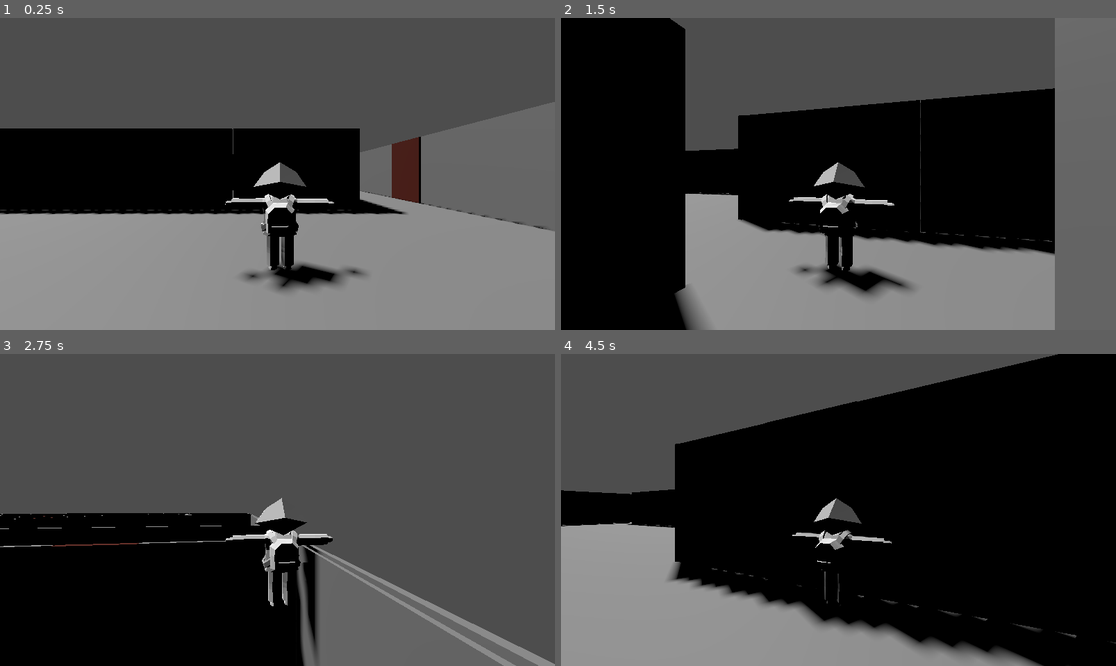
Above: before the commit, frames 1-4 (two rows, left to right).
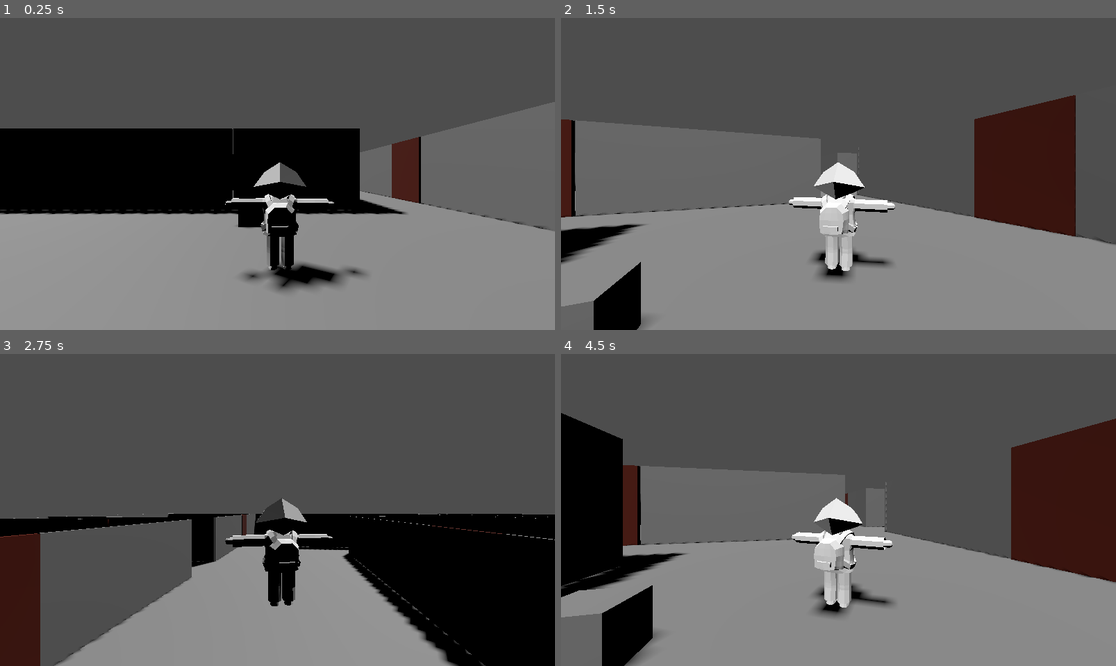
Above: after the commit, the same moments.

Repository: GuerrieraDellaLuna/Indya-Varyale
Game: Godot game, scene res://scenes/main.tscn
Same seed, same stepped clock (60 frames per second), same inputs: the game is played once before the commit and once after it.
Inputs (mouse positions are in pixels of both pictures, inside the frame that each line leads up to):
- Up to frame 1 (0.25 s): no input
- Up to frame 2 (1.5 s): tap Enter (ui_accept) at 0.5, 0.77 s; move the mouse to (960, 158) at 0.52 s; hold D (right) 0.53-1.25 s; tap E (interact, bound only after the commit) at 0.6 s; click (960, 158) at 0.67 s; drag from (727, 189) to (810, 236) at 1.27 s
- Up to frame 3 (2.75 s): tap Enter (ui_accept) at 2 s; move the mouse to (333, 441) at 2.02 s; hold D (right) from 2.03 s (still down); tap E (interact, bound only after the commit) at 2.1 s; click (333, 441) at 2.17 s
- Up to frame 4 (4.5 s): release D (right) at 2.75 s; drag from (810, 572) to (672, 463) at 2.77 s; tap Enter (ui_accept) at 3.5, 3.77 s; move the mouse to (1005, 556) at 3.52 s; hold A (left) 3.53-4.25 s; tap E (interact, bound only after the commit) at 3.6 s; click (1005, 556) at 3.67 s; drag from (672, 463) to (755, 432) at 4.27 s

The runs differ from the first frame. In frame 1, 0.2% of the frame differs, in the area x 42-48%, y 61-68%; in frame 2, 58%; in frame 3, 45%; in frame 4, 71%, in the area x 0-100%, y 0-100%.

Commit message:
changed the movemento of the character and added ability yo interact with objects

Diff:
--- a/V1/project.godot
+++ b/V1/project.godot
@@ -42,3 +42,8 @@
 "events": [Object(InputEventKey,"resource_local_to_scene":false,"resource_name":"","device":0,"window_id":0,"alt_presse …(181 unchanged characters)…
 ]
 }
+interact={
+"deadzone": 0.5,
+"events": [Object(InputEventKey,"resource_local_to_scene":false,"resource_name":"","device":-1,"window_id":0,"alt_pressed":false,"shift_pressed":false,"ctrl_pressed":false,"meta_pressed":false,"pressed":false,"keycode":0,"physical_keycode":69,"key_label":0,"unicode":101,"echo":false,"script":null)
+]
+}
--- a/V1/scenes/Player.gd
+++ b/V1/scenes/Player.gd
@@ -3,7 +3,7 @@
 
 const SPEED = 5.0
 const JUMP_VELOCITY = 4.5
-const ROTATION_SPEED = 12.0
+const ROTATION_SPEED = 3.0
 const MOUSE_SENSITIVITY = 0.0015
 
 # Get the gravity from the project settings to be synced with RigidBody nodes.
@@ -23,10 +23,15 @@
 	if Input.is_action_just_pressed("ui_accept") and is_on_floor():
 		velocity.y = JUMP_VELOCITY
 
+	var turnStrenght = Input.get_axis("left", "right")
+	var moveStrenght = Input.get_axis("forward", "back")
+
+	rotate_y(-deg_to_rad(turnStrenght * ROTATION_SPEED))
+
 	# Get the input direction and handle the movement/deceleration.
 	# As good practice, you should replace UI actions with custom gameplay actions.
-	var input_dir = Input.get_vector("left", "right", "forward", "back")
-	var direction = (transform.basis * Vector3(input_dir.x, 0, input_dir.y)).normalized()
+	# var input_dir = Input.get_vector("left", "right", "forward", "back")
+	var direction = (transform.basis * Vector3(0, 0, moveStrenght)).normalized()
 	direction = direction.rotated(Vector3.UP, spring_arm.rotation.y)
 	# Vector3(input_dir.x, 0, input_dir.y).rotated(Vector3.UP,spring_arm.rotation.x)
 	# (transform.basis * Vector3(input_dir.x, 0, input_dir.y)).normalized()
@@ -42,5 +47,5 @@
 func _unhandled_input(event):
 	if event is InputEventMouseMotion:
 		# spring_arm.rotation.x -= event.relative.y * MOUSE_SENSITIVITY
-		spring_arm.rotation_degrees.x = clamp(spring_arm.rotation_degrees.x, -90.0, 00.0)
+		spring_arm.rotation_degrees.x = clamp(spring_arm.rotation_degrees.x, -90.0, 30.0)
 		spring_arm.rotation.y -= event.relative.x * MOUSE_SENSITIVITY
--- /dev/null
+++ b/V1/scenes/RayCast3D.gd
@@ -0,0 +1,20 @@
+extends RayCast3D
+
+@onready var label = $Label
+
+# Called when the node enters the scene tree for the first time.
+func _ready():
+	add_exception(owner)
+	pass # Replace with function body.
+
+func _physics_process(delta):
+	label.text = ""
+	if is_colliding():
+		var detect = get_collider()
+
+		if detect is Collectable:
+			label.text = detect.get_label()
+
+# Called every frame. 'delta' is the elapsed time since the previous frame.
+func _process(delta):
+	pass
--- /dev/null
+++ b/V1/scenes/collectible.gd
@@ -0,0 +1,22 @@
+class_name Collectable
+extends StaticBody3D
+
+@export var label_message: String = "Interact"
+@export var label_action: String = "interact"
+
+func get_label():
+	var key_name = ""
+	for action in InputMap.action_get_events(label_action):
+		if action is InputEventKey:
+			key_name = OS.get_keycode_string(action.physical_keycode)
+	return label_message + "\n[" + key_name + "]"
+
+
+# Called when the node enters the scene tree for the first time.
+func _ready():
+	pass # Replace with function body.
+
+
+# Called every frame. 'delta' is the elapsed time since the previous frame.
+func _process(delta):
+	pass
--- /dev/null
+++ b/V1/scenes/collectible.tscn
@@ -0,0 +1,16 @@
+[gd_scene load_steps=4 format=3 uid="uid://ccqhkv3qbs5g1"]
+
+[ext_resource type="Script" path="res://scenes/collectible.gd" id="1_umov8"]
+
+[sub_resource type="BoxShape3D" id="BoxShape3D_tjs8w"]
+
+[sub_resource type="BoxMesh" id="BoxMesh_72pux"]
+
+[node name="StaticBody3D" type="StaticBody3D"]
+script = ExtResource("1_umov8")
+
+[node name="CollisionShape3D" type="CollisionShape3D" parent="."]
+shape = SubResource("BoxShape3D_tjs8w")
+
+[node name="MeshInstance3D" type="MeshInstance3D" parent="."]
+mesh = SubResource("BoxMesh_72pux")
--- /dev/null
+++ b/V1/scenes/interaction_area.tscn
@@ -0,0 +1,3 @@
+[gd_scene format=3 uid="uid://c8mascnljqdy6"]
+
+[node name="InteractionArea" type="Area2D"]
--- a/V1/scenes/level_v_2.tscn
+++ b/V1/scenes/level_v_2.tscn
@@ -10,6 +10,7 @@
 [ext_resource type="PackedScene" uid="uid://0vmgfkmjhu32" path="res://scenes/room_8.tscn" id="8_p6br4"]
 [ext_resource type="PackedScene" uid="uid://bu5k0bfd3tk0b" path="res://scenes/room_9.tscn" id="9_bon01"]
 [ext_resource type="PackedScene" uid="uid://dx6g0cq42d76v" path="res://scenes/player.tscn" id="10_en32l"]
+[ext_resource type="PackedScene" uid="uid://ccqhkv3qbs5g1" path="res://scenes/collectible.tscn" id="11_nqfh6"]
 
 [sub_resource type="BoxShape3D" id="BoxShape3D_a7g2v"]
 
@@ -95,3 +96,6 @@
 [node name="CharacterBody3D" parent="." instance=ExtResource("10_en32l")]
 transform = Transform3D(1, 0, 0, 0, 0.999999, 0, 0, 0, 1, -1.55947, 0.025, 0.672046)
 metadata/_edit_lock_ = true
+
+[node name="Collectible" parent="." instance=ExtResource("11_nqfh6")]
+transform = Transform3D(0.2, 0, 0, 0, 0.2, 0, 0, 0, 0.2, -0.763466, 0.108671, 0.443984)
--- a/V1/scenes/player.tscn
+++ b/V1/scenes/player.tscn
@@ -1,7 +1,8 @@
-[gd_scene load_steps=4 format=3 uid="uid://dx6g0cq42d76v"]
+[gd_scene load_steps=5 format=3 uid="uid://dx6g0cq42d76v"]
 
 [ext_resource type="Script" path="res://scenes/Player.gd" id="1_kchju"]
 [ext_resource type="PackedScene" uid="uid://dq8lv7s0pd7ai" path="res://test_character.glb" id="2_nhmml"]
+[ext_resource type="Script" path="res://scenes/RayCast3D.gd" id="2_w11ss"]
 
 [sub_resource type="CapsuleShape3D" id="CapsuleShape3D_336gw"]
 height = 2.15865
@@ -19,5 +20,27 @@
 
 [node name="Camera3D" type="Camera3D" parent="SpringArm3D"]
 
+[node name="RayCast3D" type="RayCast3D" parent="SpringArm3D"]
+transform = Transform3D(-1.16533e-08, -3.28087e-09, 0.276, -0.0714341, 0.280118, 0, -0.266596, -0.0750575, -1.20643e-08, 0, 0, 0)
+target_position = Vector3(10, 0, 0)
+script = ExtResource("2_w11ss")
+
+[node name="Label" type="Label" parent="SpringArm3D/RayCast3D"]
+anchors_preset = 14
+anchor_top = 0.5
+anchor_right = 1.0
+anchor_bottom = 0.5
+offset_top = -24.5
+offset_bottom = 24.5
+grow_horizontal = 2
+grow_vertical = 2
+text = "Message
+[Key]"
+horizontal_alignment = 1
+
 [node name="test_character" parent="." instance=ExtResource("2_nhmml")]
 transform = Transform3D(1, 0, 0, 0, 1, 0, 0, 0, 1, 0, 0, 0.01)
+
+[node name="TextureRect" type="TextureRect" parent="."]
+offset_right = 40.0
+offset_bottom = 40.0
Not shown: 1 places in V1/scenes/level_v_2.tscn that only renumber resources
